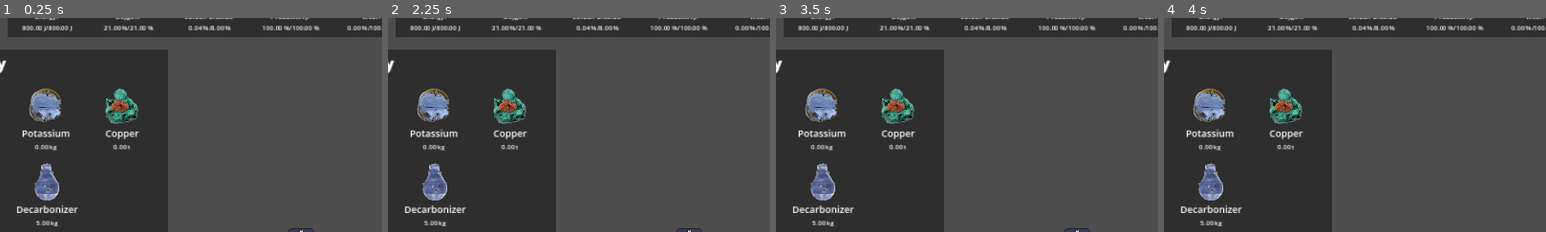
Above: before the commit, frames 1-4 (left to right).
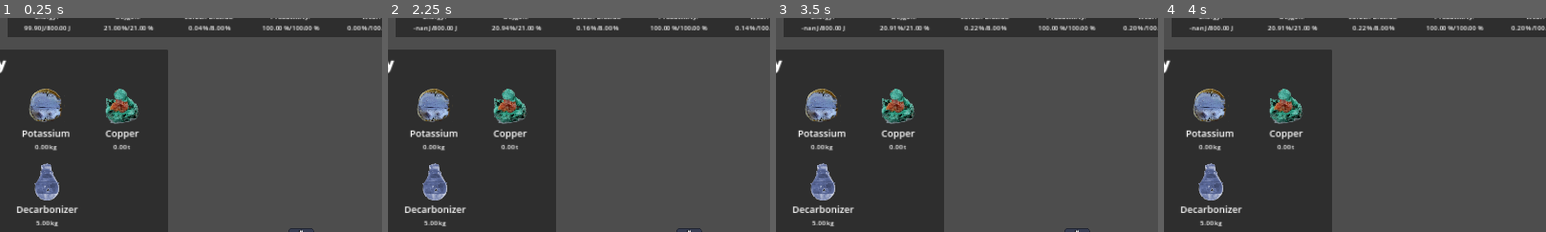
Above: after the commit, the same moments.

Repository: d-sacre/empire-space-company
Game: Godot game, scene res://scenes/game/game.tscn
Same seed, same stepped clock (60 frames per second), same inputs: the game is played once before the commit and once after it. The engine's default icon, where the game draws it, is replaced by a stand-in: a white triangle on a blue panel in a dark square.
Inputs (mouse positions are % of the whole screen's width and height, from its top left):
- Up to frame 1 (0.25 s): no input
- Up to frame 2 (2.25 s): click "Decarbonize" at 0.5 s; click "Decarbonize" at 1.25 s; click "Decarbonize" at 2 s
- Up to frame 3 (3.5 s): tap Enter at 2.75 s; move the mouse to (72, 45) at 2.77 s; click (72, 45) at 2.85 s
- Up to frame 4 (4 s): tap Space at 3.5 s; move the mouse to (30, 55) at 3.52 s; click (30, 55) at 3.6 s
The pictures show only the part of the screen within x 12-62%, y 4-54%; the shares and areas given below are measured in that part.

The runs differ from the first frame. In frame 1, 0.2% of the frame differs, in the area x 5-19%, y 3-7%; in frame 2, 0.3%, in the area x 5-95%, y 3-7%; in frame 3, 0.3%; in frame 4, 0.3%.

Commit message:
continued with integration of simulation into GUI
CHANGES:
- Cleaned code
- Added rough Main Menu Template
- Adapted simulation to fit game needs (variables, speed)

BUG: Calculation of energy and productivity seems to be broken

REMARK: Speed was way too fast without scaling, and even with a simulation step of 1 s, the parameters have to be adjusted

Diff:
--- a/assets/2d/vehicles/drill/scripts/drill.gd
+++ b/assets/2d/vehicles/drill/scripts/drill.gd
@@ -188,9 +188,6 @@
 					_tmp_tcEndEqualIm1Y
 				) and not self._inInitialState
 
-				# print_debug("Smaller: ", _tmp_tcEndSmallerIm1, ", larger: ", _tmp_tcEndLargerIm1, ", y equal: ", _tmp_tcEndEqualIm1Y, ", y not zero:", _tmp_yNotZero, ", left: ", _tmp_sideLeft, ", right: ", _tmp_sideRight)
-				# print_debug("larger/smaller: ", _tmp_subconditionSmallerGreater, ", CONDITION: ", _tmp_condition)
-
 				if not _tmp_condition:
 					if _tmp_intermediate1 not in _tmp_futureRouteTMC:
 						_tmp_futureRouteTMC.append(_tmp_intermediate1)
--- a/gui/game/hud/hud.gd
+++ b/gui/game/hud/hud.gd
@@ -3,6 +3,11 @@
 var _hudItemsRoot : String = "PanelContainer/HBoxContainer/"
 
 @onready var _hudItems: Dictionary = {
+	"energy": self.get_node(self._hudItemsRoot + "energy"),
+	"oxygen": self.get_node(self._hudItemsRoot + "oxygen"),
+	"carbondioxide": self.get_node(self._hudItemsRoot + "carbondioxide"),
+	"productivity": self.get_node(self._hudItemsRoot + "productivity"),
+	"wear": self.get_node(self._hudItemsRoot + "wear"),
 	"weight": self.get_node(self._hudItemsRoot + "weight"),
 	"time": self.get_node(self._hudItemsRoot + "MarginContainer/GridContainer/value")
 }
--- a/gui/game/hud/hud.tscn
+++ b/gui/game/hud/hud.tscn
@@ -37,7 +37,7 @@
 _itemMaximumValue = 21.0
 _itemUnit = "%"
 
-[node name="carbonDioxide" parent="PanelContainer/HBoxContainer" instance=ExtResource("2_0qf1l")]
+[node name="carbondioxide" parent="PanelContainer/HBoxContainer" instance=ExtResource("2_0qf1l")]
 layout_mode = 2
 _itemName = "Carbon Dioxide"
 _itemValue = 0.04
--- a/managers/gameDataManager.gd
+++ b/managers/gameDataManager.gd
@@ -71,6 +71,10 @@
 func update_time(timeDelta : float) -> void:
 	self._database.time.current += timeDelta
 
+func update_by_keychain_database(data : Array) -> void:
+	for _entry in data:
+		DictionaryParsing.set_dict_element_via_keychain(self._database, _entry["keyChain"], _entry["value"])
+
 func get_database_complete() -> Dictionary:
 	var _tmp_complete : Dictionary = {"inventory": self._inventory.get_inventory()}
 	_tmp_complete.merge(self._database)
--- a/managers/inventoryManager.gd
+++ b/managers/inventoryManager.gd
@@ -55,15 +55,11 @@
 		match self._inventory["ore"][oreType]["unit"]:
 			"t":
 				_tmp_weight += self._inventory["ore"][oreType]["value"]
-				print("Weight (Inventory): Loop t: ", _tmp_weight, " ",self._inventory["ore"][oreType]["value"])
 			"kg":
 				_tmp_weight += self._inventory["ore"][oreType]["value"]/1000
-				print("Weight (Inventory): Loop kg: ", _tmp_weight, " ", self._inventory["ore"][oreType]["value"])
 
 	# REMARK: Hardcoded! Should be changed!
 	_tmp_weight += self._inventory.decarbonizer.value/1000
-
-	print("Weight (Inventory):", _tmp_weight)
 
 	return _tmp_weight
 
--- a/scenes/game/game.gd
+++ b/scenes/game/game.gd
@@ -4,16 +4,29 @@
 @onready var inventory : Node = $gameDataManager/inventory
 @onready var world : Node2D = $world
 
-
+@onready var simulation : Node = $simulation/Resources
 
 @onready var hud : MarginContainer = $UI/Control/hud
 @onready var debugInventory : Control = $UI/Control/HBoxContainer/DEBUG_INVENTORY
 
 
+# REMARK: Only temporary, until simulation is finalized
+func _get_simulation_values() -> Array:
+	var _tmp_db : Array = [
+		{"keyChain": ["energy", "current"], "value": self.simulation.energy},
+		{"keyChain": ["oxygen", "current"], "value": self.simulation.o2},
+		{"keyChain": ["carbondioxide", "current"], "value": self.simulation.co2},
+		# {"keyChain": ["productivity", "current"], "value": self.simulation.p_ref_all},
+		{"keyChain": ["wear", "current"], "value": self.simulation.wear}
+	]
+
+	return _tmp_db
+
 func _ready() -> void:
 	self.inventory.initialize([world.get_node("drill")])
 
 func _process(delta: float) -> void:
+	self.gameDataManager.update_by_keychain_database(self._get_simulation_values())
 	self.gameDataManager.update_time(delta)
 
 	self.debugInventory.update(self.gameDataManager.get_inventory())
--- a/scenes/game/game.tscn
+++ b/scenes/game/game.tscn
@@ -23,6 +23,9 @@
 
 [node name="Resources" type="Node" parent="simulation"]
 script = ExtResource("1_iadfv")
+energy = 99.9
+decarbonizer = 5.0
+maxHumans = 3
 
 [node name="gameDataManager" parent="." instance=ExtResource("11_qmjdk")]
 
--- /dev/null
+++ b/scenes/mainMenu/mainMenu.gd
@@ -0,0 +1,21 @@
+extends Control
+
+const _buttonPathRoot : String = "MarginContainer/VBoxContainer/"
+@onready var _buttonReferences : Dictionary = {
+	"play": self.get_node(self._buttonPathRoot + "play"),
+	"exit": self.get_node(self._buttonPathRoot + "exit")
+}
+
+func _on_play_button_pressed() -> void:
+	get_tree().change_scene_to_file("res://scenes/game/game.tscn")
+
+func _on_exit_button_pressed() -> void:
+	get_tree().quit()
+
+func _ready() -> void:
+	self._buttonReferences.play.connect("pressed", _on_play_button_pressed)
+
+	if OS.has_feature("web"):
+		self._buttonReferences.exit.visible = false
+	else:
+		self._buttonReferences.exit.connect("pressed", _on_exit_button_pressed)
--- /dev/null
+++ b/scenes/mainMenu/mainMenu.tscn
@@ -0,0 +1,82 @@
+[gd_scene load_steps=4 format=3 uid="uid://bmjvk725nt4x3"]
+
+[ext_resource type="Theme" uid="uid://3gcvgx761s7v" path="res://gui/themes/mainMenu.theme" id="1_3oaip"]
+[ext_resource type="Script" path="res://scenes/mainMenu/mainMenu.gd" id="2_3cetj"]
+
+[sub_resource type="StyleBoxEmpty" id="StyleBoxEmpty_cpeem"]
+
+[node name="mainMenu" type="ColorRect"]
+anchors_preset = 15
+anchor_right = 1.0
+anchor_bottom = 1.0
+grow_horizontal = 2
+grow_vertical = 2
+theme = ExtResource("1_3oaip")
+color = Color(0, 0, 0, 1)
+script = ExtResource("2_3cetj")
+
+[node name="RichTextLabel" type="RichTextLabel" parent="."]
+custom_minimum_size = Vector2(1024, 0)
+layout_mode = 1
+offset_left = -93.0
+offset_top = 177.0
+offset_right = 931.0
+offset_bottom = 265.0
+rotation = -0.404916
+pivot_offset = Vector2(512, 0)
+theme_override_font_sizes/bold_font_size = 64
+bbcode_enabled = true
+text = "[center][b]Empire Space Company[/b][/center]"
+fit_content = true
+
+[node name="MarginContainer" type="MarginContainer" parent="."]
+layout_mode = 1
+anchors_preset = 6
+anchor_left = 1.0
+anchor_top = 0.5
+anchor_right = 1.0
+anchor_bottom = 0.5
+offset_left = -40.0
+offset_top = -20.0
+offset_bottom = 20.0
+grow_horizontal = 0
+grow_vertical = 2
+theme_override_constants/margin_right = 100
+
+[node name="VBoxContainer" type="VBoxContainer" parent="MarginContainer"]
+layout_mode = 2
+
+[node name="play" type="Button" parent="MarginContainer/VBoxContainer"]
+layout_mode = 2
+text = "Play"
+
+[node name="HSeparator" type="HSeparator" parent="MarginContainer/VBoxContainer"]
+layout_mode = 2
+theme_override_constants/separation = 24
+theme_override_styles/separator = SubResource("StyleBoxEmpty_cpeem")
+
+[node name="settings" type="Button" parent="MarginContainer/VBoxContainer"]
+visible = false
+custom_minimum_size = Vector2(256, 0)
+layout_mode = 2
+text = "Settings"
+
+[node name="HSeparator2" type="HSeparator" parent="MarginContainer/VBoxContainer"]
+visible = false
+layout_mode = 2
+theme_override_constants/separation = 24
+theme_override_styles/separator = SubResource("StyleBoxEmpty_cpeem")
+
+[node name="credits" type="Button" parent="MarginContainer/VBoxContainer"]
+visible = false
+layout_mode = 2
+text = "Credits"
+
+[node name="HSeparator3" type="HSeparator" parent="MarginContainer/VBoxContainer"]
+layout_mode = 2
+theme_override_constants/separation = 24
+theme_override_styles/separator = SubResource("StyleBoxEmpty_cpeem")
+
+[node name="exit" type="Button" parent="MarginContainer/VBoxContainer"]
+layout_mode = 2
+text = "Exit"
--- a/simulation/machine.gd
+++ b/simulation/machine.gd
@@ -1,6 +1,6 @@
 class_name Machine
 
-const WearFactor : float = 0.0675
+const WearFactor : float = 0.0675 #0.0000675
 
 class Drill:
 	const EnergyUsage : float = 0.1
--- a/simulation/resources.gd
+++ b/simulation/resources.gd
@@ -16,12 +16,16 @@
 @export_range(0.0, 1.0, 0.01) var drillspeed : float = 0.0
 @export_range(0.0, 1.0, 0.01) var trainspeed : float = 0.0
 @export_range(0.0, 1.0, 0.01) var liftspeed : float = 0.0
+@export_range(0.0, 1.0, 0.01) var p_ref_all : float = 1.0
 @export_range(0.0, 1.0, 0.01) var wear : float = 0.0
 @export_group("Worker")
 @export_range(0, 9) var maxHumans : int = 0
 @export_range(0, 9) var workingHumans : int = 0
 @export_range(0, 9) var maxRobots : int = 0
 @export_range(0, 9) var workingRobots : int = 0
+
+var simulationStep : float = 1.00
+var _currentTime : float = 0.00
 
 #var productivity : float = 1.0
 var maxWorkers : int = maxHumans + maxRobots
@@ -32,12 +36,6 @@
 var ref_rate_caloricum : float = 0.0
 var ref_rate_copper : float = 0.0
 var ref_rate_potassium : float = 0.0
-
-
-# Called when the node enters the scene tree for the first time.
-func _ready():
-	print(Worker.Human.IdleEnergy)
-	pass # Replace with function body.
 
 func CalcFco2() -> float:
 	var values : Vector2 = Gas.CO2.Values(co2)
@@ -50,7 +48,7 @@
 	var fo2 : float = (Gas.O2.maxFactor - Gas.O2.minFactor) / (Gas.O2.max - Gas.O2.min) * o2
 	var fco2 : float = self.CalcFco2()
 	var p_ref_factor : float = (1.0 - wear) * machinespeed / workingWorkers
-	var p_ref_all : float = p_ref_factor * (fo2 * fco2 * workingHumans + (1 - wear) * workingRobots)
+	p_ref_all = p_ref_factor * (fo2 * fco2 * workingHumans + (1 - wear) * workingRobots)
 	co2 = maxf(Gas.CO2.min, co2 - Ore.Decarbonizer.CO2Reduction * usedDecarbonizer)
 	usedDecarbonizer = 0.0
 	co2 = idleHumans * Worker.Human.IdleCO2 + workingHumans * Worker.Human.WorkingCO2 + co2
@@ -65,5 +63,12 @@
 	energy = energy - e_workers - e_drill - e_train - e_lift - e_ref_usage + e_ref_gen
 	wear = wear + Machine.WearFactor * machinespeed**2
 
+
+
 func _process(_delta : float) -> void:
-	self.Simulate()
+	self._currentTime += _delta
+
+	if self._currentTime >= self.simulationStep:
+		self.Simulate()
+		self._currentTime = 0
+	pass
--- a/utils/dictionaryParsing.gd
+++ b/utils/dictionaryParsing.gd
@@ -4,9 +4,6 @@
 #### AUTOLOAD REMARKS ##########################################################
 ################################################################################
 # This script is autoloaded as "DictionaryParsing".
-
-func _init():
-	print("\t-> Load Dictionary Parsing Utility...")
 
 ################################################################################
 #### PUBLIC MEMBER FUNCTIONS ###################################################
Binary file added: gui/themes/mainMenu.theme
